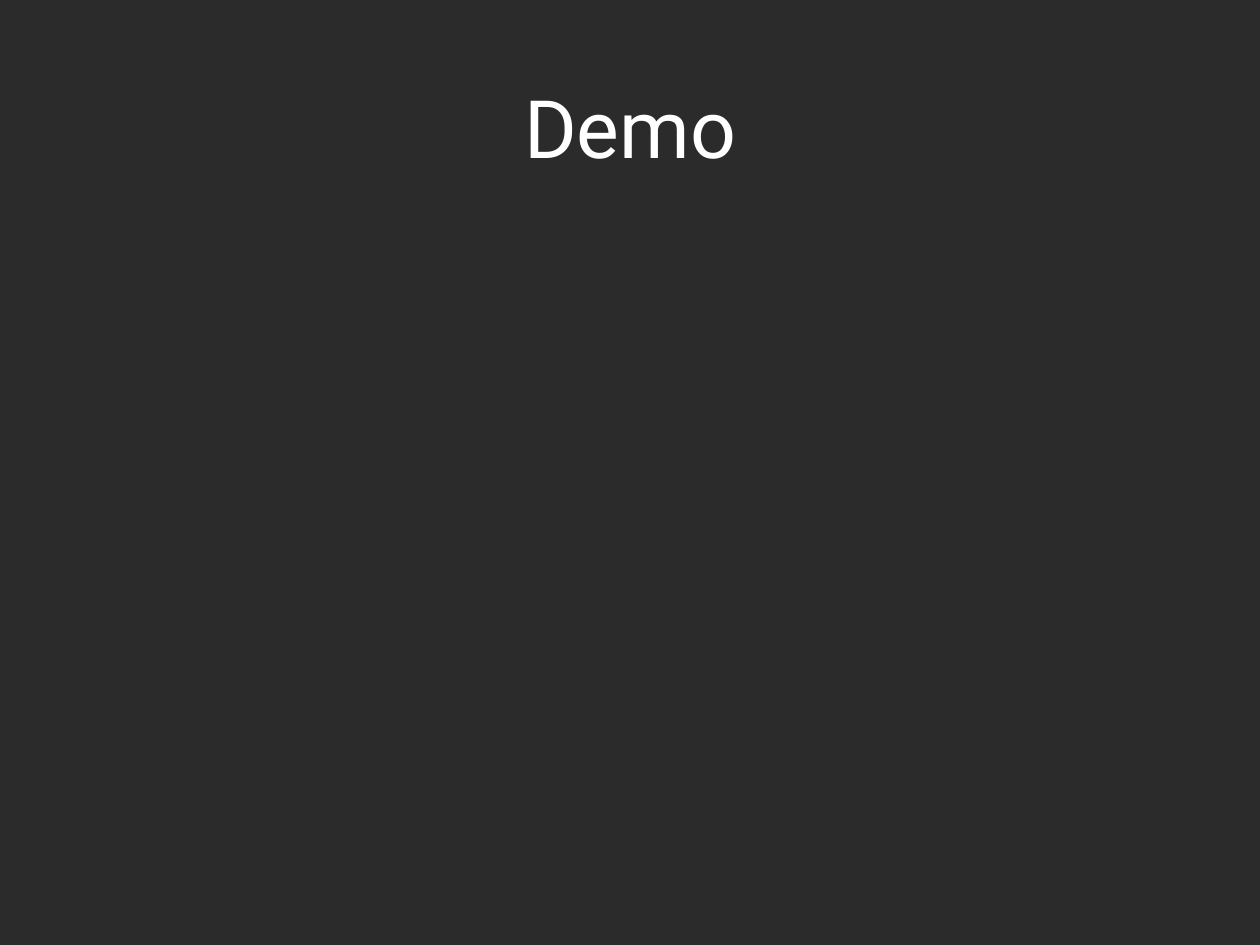
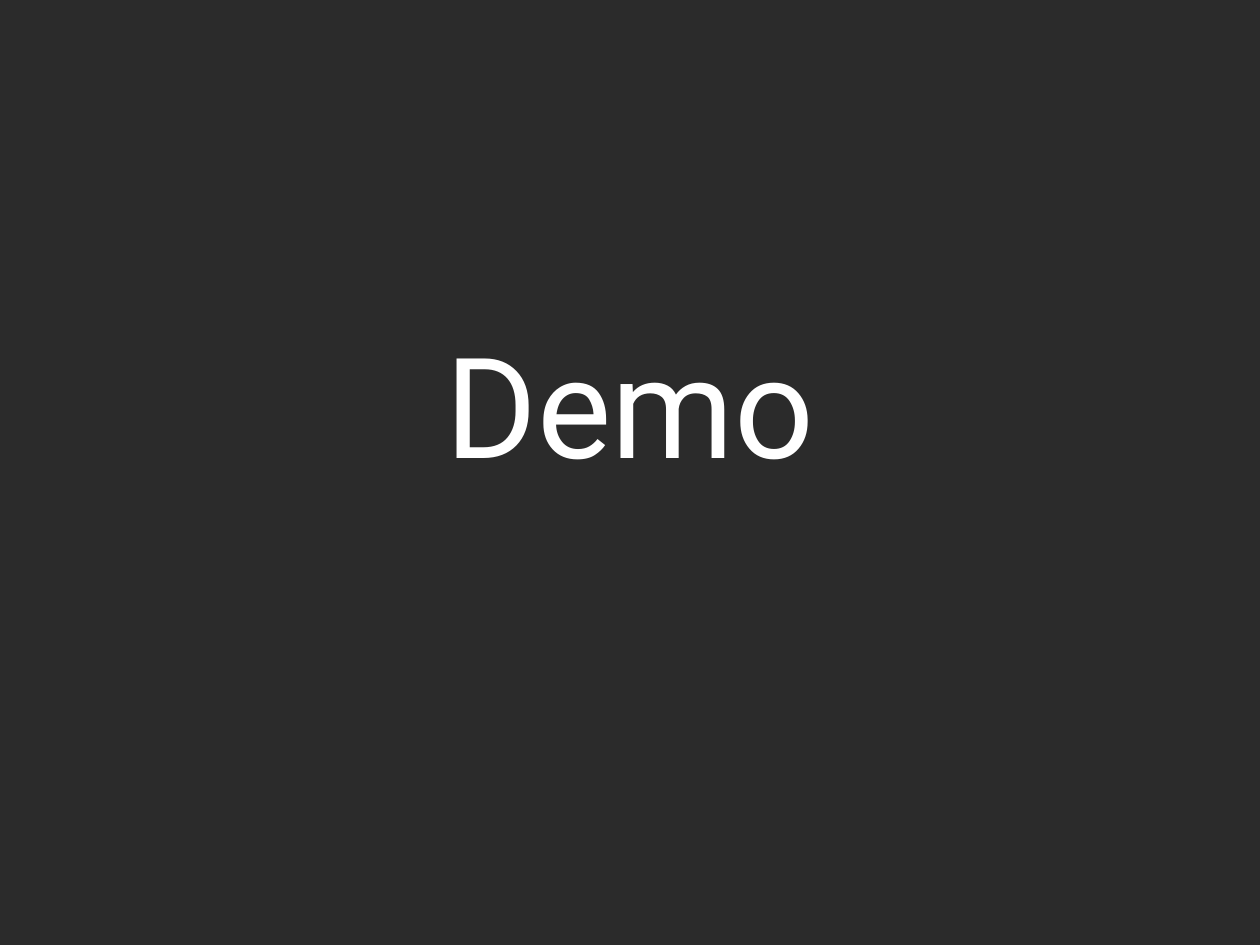
Before and after one commit to iluuu1994/Super-Mario-Bros, a slide deck: slide 25 of Resources/docs/CGR Präsentation.pptx (slide 21 before the commit). Drawn at 1260x945 pixels with LibreOffice and Linux fonts; fonts in the diff are those of the drawing; background and template pictures are left out; a plain dark background stands for a picture behind light text. Boxes give left, top, right and bottom in pixels: in the first picture for what was removed or moved away, otherwise in the second. Text is boxed around its words. In the diff, an @@ line names an element or a change of style, - is before the commit and + after.

```diff
--- a/Resources/docs/CGR Präsentation.pptx
+++ b/Resources/docs/CGR Präsentation.pptx
@@ text "Demo": place and size @@
-text "Demo" at <box>524,100,736,159</box>
+text "Demo" at <box>446,358,814,460</box>
@@ text "Demo" at <box>446,358,814,460</box>: size 46 to 80 pt; vertical alignment middle to top @@
```
Also in this commit, not shown: 5 slides added, 1 slide removed.
